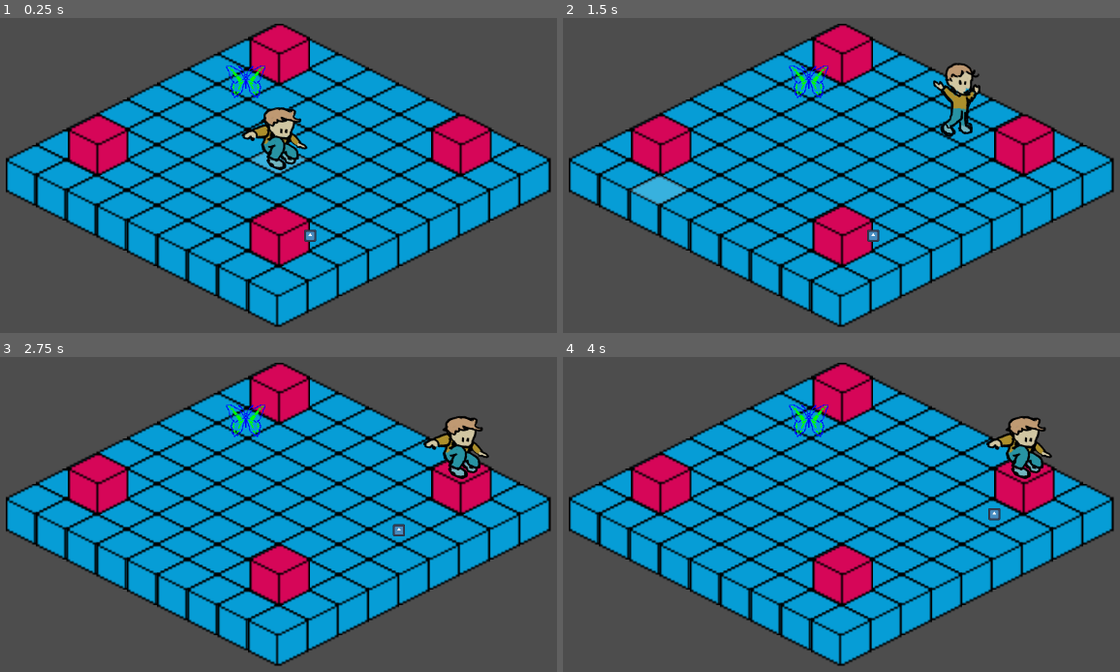
Above: before the commit, frames 1-4 (two rows, left to right).
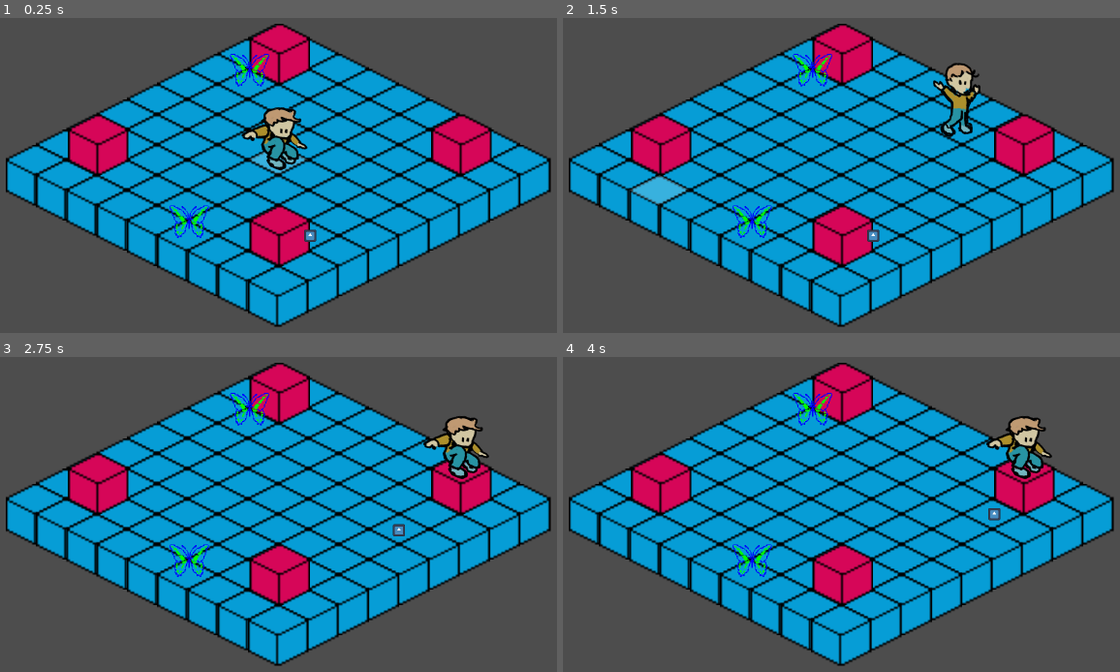
Above: after the commit, the same moments.

Repository: remimorvan/isometric-reverse-heist-simulator-2000
Game: Godot game, scene res://scenes/main.tscn
The game is run twice, just before and just after one commit, with the same random seed, the same clock (stepped at 60 frames per second) and the same inputs. The engine's default icon, where the game draws it, is replaced by a stand-in: a white triangle on a blue panel in a dark square.
Inputs (mouse positions are in pixels of both pictures, inside the frame that each line leads up to):
- Up to frame 1 (0.25 s): no input
- Up to frame 2 (1.5 s): tap Enter at 0.5 s; move the mouse to (1014, 128) at 0.52 s; click (1014, 128) at 0.67 s; move the mouse to (685, 191) at 1.27 s; click (685, 191) at 1.42 s
- Up to frame 3 (2.75 s): move the mouse to (356, 366) at 2.02 s; click (356, 366) at 2.17 s
- Up to frame 4 (4 s): tap Space at 2.75 s; move the mouse to (802, 621) at 2.77 s; click (802, 621) at 2.92 s; tap Enter at 3.5 s; move the mouse to (1075, 590) at 3.52 s; click (1075, 590) at 3.67 s

The runs differ from the first frame. In frame 1, 0.8% of the frame differs, in the area x 30-49%, y 11-70%; in frame 2, 0.8%; in frame 3, 0.8%; in frame 4, 0.8%.

Commit message:
dog bawl

Diff:
--- a/scenes/MainLevel.tscn
+++ b/scenes/MainLevel.tscn
@@ -111,5 +111,5 @@
 [node name="Layer1" type="TileMapLayer" parent="."]
 z_index = 1
 y_sort_enabled = true
-tile_map_data = PackedByteArray("AAD+//T/AgACAAAAAAD///H/AgA …(480 unchanged characters)… AAAAAAAD8/wEAAwAEAAAAABD9/wIAAwABAAAAAAD9/wMAAwAAAAAAAAD+/wQAAwACAAAAAAD+/wMAAwADAAAAAAD//wIAAwAEAAAAAAD//wEAAwAEAAAAAAA=")
+tile_map_data = PackedByteArray("AAD+//T/AgACAAAAAAD///H/AgA …(480 unchanged characters)… AAAAAAAD8/wEAAwAEAAAAABD9/wIAAwABAAAAAAD+/wQAAwACAAAAAAD+/wMAAwADAAAAAAD//wIAAwAEAAAAAAD//wEAAwAEAAAAAAD9/wMAAwAAAAAAAAA=")
 tile_set = SubResource("TileSet_8m8wf")
--- /dev/null
+++ b/scenes/dog_bawl.gd
@@ -0,0 +1,51 @@
+extends GameObject
+
+@onready var sprite = $"CharacterBody2D/Sprite2D"
+@onready var shader = sprite.get_material()
+
+@onready var layer0: TileMapLayer = $"../../Layer0"
+@onready var layer1: TileMapLayer = $"../../Layer1"
+@onready var tilemap: Node2D = $"../.."
+@onready var game_object_handler: Node = $"../"
+
+var is_highlighted: bool = false
+var should_move: bool = false
+var next_position:= Vector2i(0,0)
+
+var nb_turns_until_empty = 13
+var state = 0; # How many turns left until empty
+
+# Called when the node enters the scene tree for the first time.
+func _ready() -> void:
+	pass
+
+# Called every frame. 'delta' is the elapsed time since the previous frame.
+func _process(delta: float) -> void:
+	pass
+
+func play(time: int):
+	if state > 0:
+		state -= 1
+		print(">>> Bowl state is now: ", state)
+
+func is_adjacent(player_position: Vector2i) -> bool:
+	var tile_position = layer1.local_to_map(global_position)
+	return tile_position in layer0.get_surrounding_cells(player_position)
+
+func is_interactable(player_position: Vector2i) -> bool:
+	var is_adjacent = is_adjacent(player_position)
+	return is_adjacent
+
+func highlight() -> void:
+	#sprite.scale = init_scale*1.4
+	shader.set_shader_parameter("clr", Vector4(1.0, 0.9, 0.2, 1.0))
+
+func unhighlight() -> void:
+	#sprite.scale = init_scale
+	shader.set_shader_parameter("clr", Vector4(1.0, 0.9, 0.2, 0.0))
+
+func interact(player_position: Vector2i) -> Callable:
+	if state == 0:
+		state = nb_turns_until_empty
+		print(">>> Bowl state is now: ", state)
+	return func(player): pass
--- /dev/null
+++ b/scenes/dog_bawl.tscn
@@ -0,0 +1,28 @@
+[gd_scene load_steps=6 format=3 uid="uid://cjajyodhkxglj"]
+
+[ext_resource type="Script" uid="uid://b72m8ds8gbmpo" path="res://scripts/chair.gd" id="1_hfv8l"]
+[ext_resource type="Shader" uid="uid://c8f3mp10uiiga" path="res://scenes/highlight.gdshader" id="2_phhrf"]
+[ext_resource type="Texture2D" uid="uid://cr3r88cmrte2c" path="res://assets/level/DEUX.png" id="3_rxhux"]
+
+[sub_resource type="ShaderMaterial" id="ShaderMaterial_dhd05"]
+shader = ExtResource("2_phhrf")
+shader_parameter/clr = Color(0, 0, 0, 0)
+shader_parameter/type = 2
+shader_parameter/thickness = 2.0
+
+[sub_resource type="CircleShape2D" id="CircleShape2D_hxd06"]
+radius = 112.004
+
+[node name="Chair" type="Node2D"]
+script = ExtResource("1_hfv8l")
+metadata/_custom_type_script = "uid://cgek256grw13s"
+
+[node name="CharacterBody2D" type="CharacterBody2D" parent="."]
+
+[node name="Sprite2D" type="Sprite2D" parent="CharacterBody2D"]
+material = SubResource("ShaderMaterial_dhd05")
+texture = ExtResource("3_rxhux")
+
+[node name="CollisionShape2D" type="CollisionShape2D" parent="CharacterBody2D"]
+scale = Vector2(1.08011, 1.0793)
+shape = SubResource("CircleShape2D_hxd06")
--- a/scenes/main.tscn
+++ b/scenes/main.tscn
@@ -1,10 +1,12 @@
-[gd_scene load_steps=7 format=3 uid="uid://2wacm2cbuaxi"]
+[gd_scene load_steps=9 format=3 uid="uid://2wacm2cbuaxi"]
 
 [ext_resource type="Script" uid="uid://oi0r4ynbu0sa" path="res://scripts/main.gd" id="1_3lgf1"]
 [ext_resource type="PackedScene" uid="uid://bllke6nby7koo" path="res://scenes/tilemaps.tscn" id="1_uvjg0"]
 [ext_resource type="PackedScene" uid="uid://copmddbeoxptn" path="res://scenes/player.tscn" id="3_506sy"]
-[ext_resource type="Script" path="res://scripts/game_object_handler.gd" id="3_tefeu"]
+[ext_resource type="Script" uid="uid://xth84ey1qovn" path="res://scripts/game_object_handler.gd" id="3_tefeu"]
 [ext_resource type="PackedScene" uid="uid://d2xw0bduor5xm" path="res://scenes/wouaf.tscn" id="4_jyhfs"]
+[ext_resource type="PackedScene" uid="uid://cjajyodhkxglj" path="res://scenes/dog_bawl.tscn" id="4_tipki"]
+[ext_resource type="Script" uid="uid://627utnhqsmd8" path="res://scenes/dog_bawl.gd" id="5_tipki"]
 [ext_resource type="PackedScene" uid="uid://bi8gdwd2ggyhy" path="res://scenes/chair.tscn" id="6_tefeu"]
 
 [node name="main" type="Node2D"]
@@ -15,6 +17,11 @@
 [node name="GameObjectHandler" type="Node" parent="TileMaps"]
 script = ExtResource("3_tefeu")
 
+[node name="DogBawl" parent="TileMaps/GameObjectHandler" instance=ExtResource("4_tipki")]
+position = Vector2(-48, 32)
+scale = Vector2(0.1, 0.1)
+script = ExtResource("5_tipki")
+
 [node name="Chien" parent="TileMaps/GameObjectHandler" instance=ExtResource("4_jyhfs")]
 z_index = 1
 y_sort_enabled = true
@@ -23,7 +30,7 @@
 
 [node name="Chair" parent="TileMaps/GameObjectHandler" instance=ExtResource("6_tefeu")]
 z_index = 1
-position = Vector2(-18, -42)
+position = Vector2(-16, -48)
 scale = Vector2(0.1, 0.1)
 
 [node name="Player" parent="TileMaps/GameObjectHandler" instance=ExtResource("3_506sy")]
--- a/scripts/movement_utils.gd
+++ b/scripts/movement_utils.gd
@@ -15,7 +15,7 @@
 	# Get all walkable tiles (excluding blocked tiles)
 	var all_tiles = tilemap.get_used_cells()
 	var walkable_tiles = all_tiles.filter(func(tile): return not blocked_tiles.has(tile))
-	#print("Total tiles: ", all_tiles.size(), ", Blocked tiles: ", blocked_tiles.size(), ", Walkable tiles: ", walkable_tiles.size())
+	print("Total tiles: ", all_tiles.size(), ", Blocked tiles: ", blocked_tiles.size(), ", Walkable tiles: ", walkable_tiles.size())
 
 	# Create AStar2D pathfinder
 	var astar = AStar2D.new()
@@ -55,13 +55,13 @@
 		var world_pos = tilemap.map_to_local(Vector2i(tile_pos))
 		# Include all points to ensure precise center-to-center movement
 		world_path.append(world_pos)
-		#print("Adding world pos to path: ", world_pos)
+		print("Adding world pos to path: ", world_pos)
 
-	#print("Final path length: ", world_path.size())
+	print("Final path length: ", world_path.size())
 	if world_path.is_empty():
 		print("Warning: Generated path is empty!")
-	#else:
-		#print("First path point: ", world_path[0])
+	else:
+		print("First path point: ", world_path[0])
 	return world_path
 
 static func _get_point_id(tile: Vector2i) -> int:
Not shown, added: scenes/dog_bawl.gd.uid
